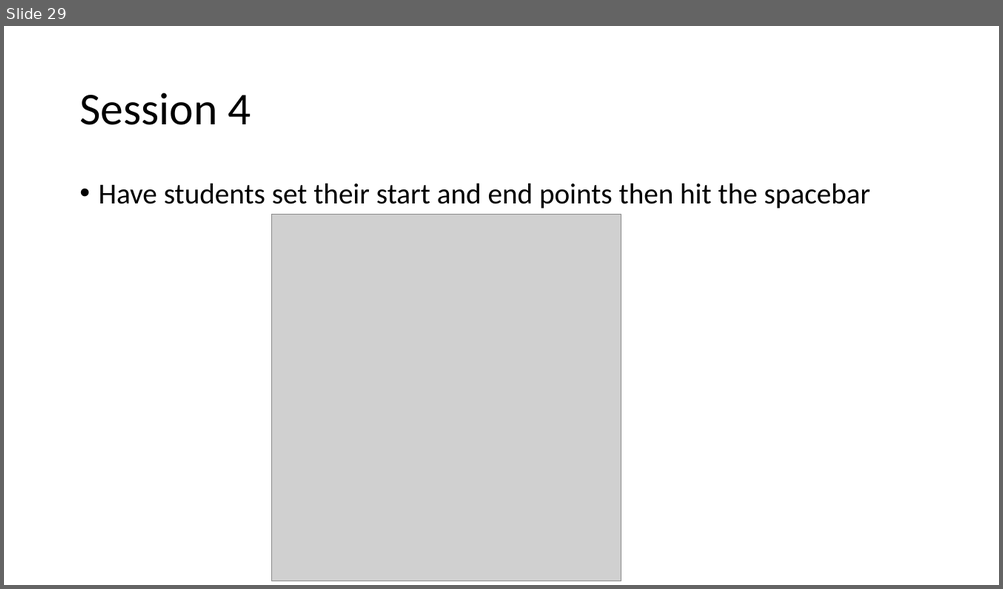
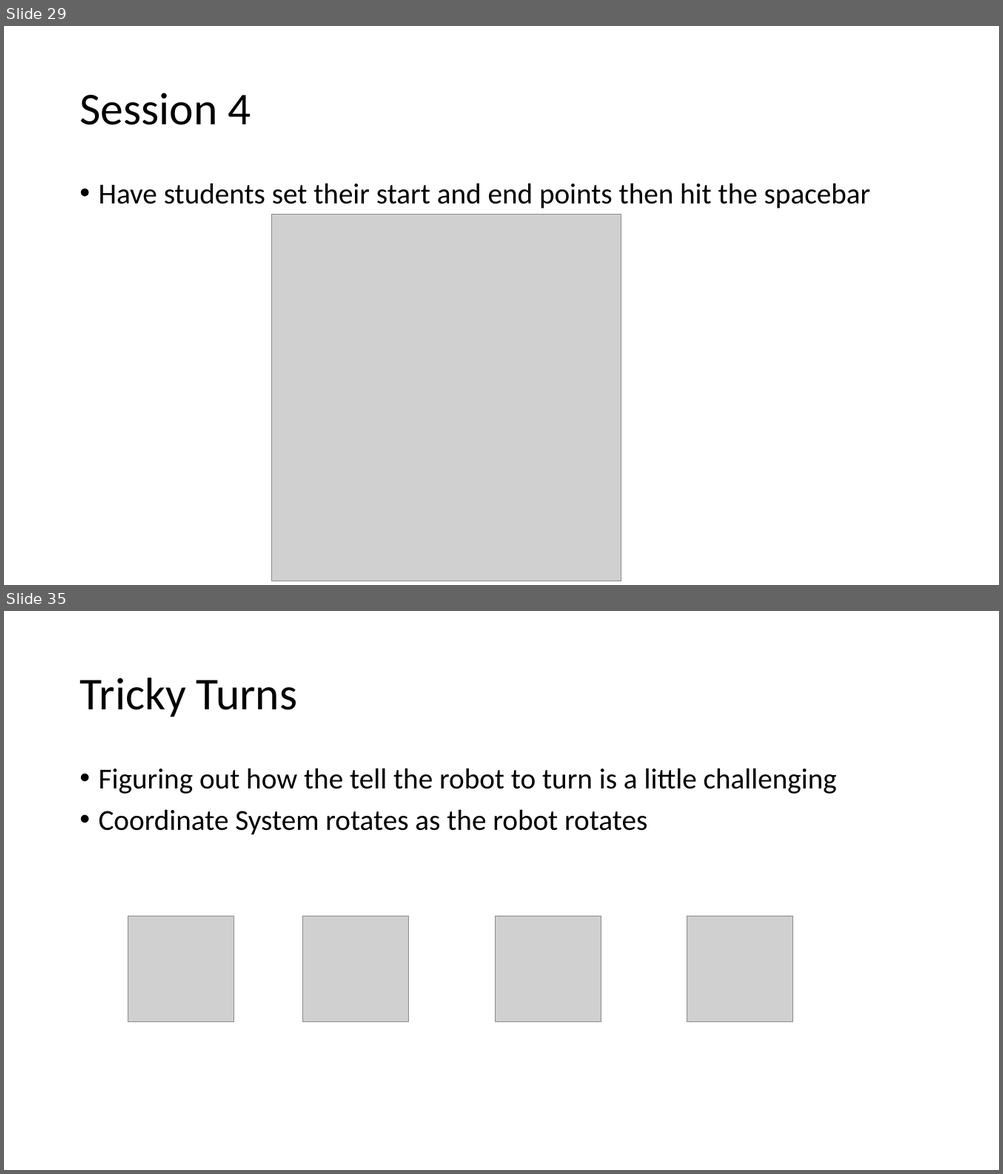
Before and after one commit to SpaceCadetShep0727/BiR-intro-to-AI, a slide deck: BiR Intro to AI Slides/BiR Intro to AI TA Slides.pptx. Shown one above the other, each under a label of ours: slide 29 before the commit, slides 29 and 35 after it; the slides between them are not shown. The pictures are 1003x589 and 1003x1174 pixels, drawn with LibreOffice and Linux fonts; fonts in the diff are those of the drawing; grey boxes stand for pictures. Boxes give left, top, right and bottom in pixels: in the first picture for what was removed or moved away, otherwise in the second. Text is boxed around its words. In the diff, an @@ line names an element or a change of style, - is before the commit and + after.

```diff
--- a/BiR Intro to AI Slides/BiR Intro to AI TA Slides.pptx
+++ b/BiR Intro to AI Slides/BiR Intro to AI TA Slides.pptx
@@ slide 35 added at [4, 611, 999, 1170], background #FFFFFF @@
@@ title added at [79, 678, 297, 717], 44 pt, text #000000 @@
+Tricky Turns
@@ text added at [99, 768, 836, 835], 28 pt, text #000000 @@
+• Figuring out how the tell the robot to turn is a little challenging
+• Coordinate System rotates as the robot rotates
@@ picture added at [128, 916, 234, 1022] @@
@@ picture added at [303, 916, 409, 1022] @@
@@ picture added at [495, 916, 601, 1022] @@
@@ picture added at [687, 916, 793, 1022] @@
```
Also in this commit, not shown: 9 other slides added.
